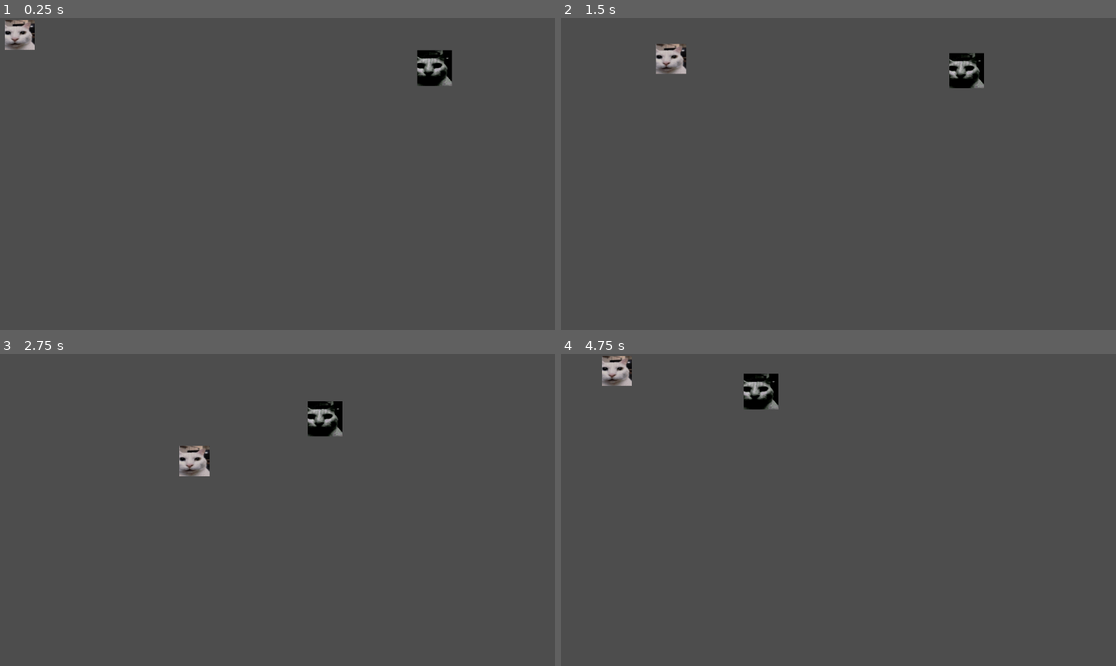
Above: before the commit, frames 1-4 (two rows, left to right).
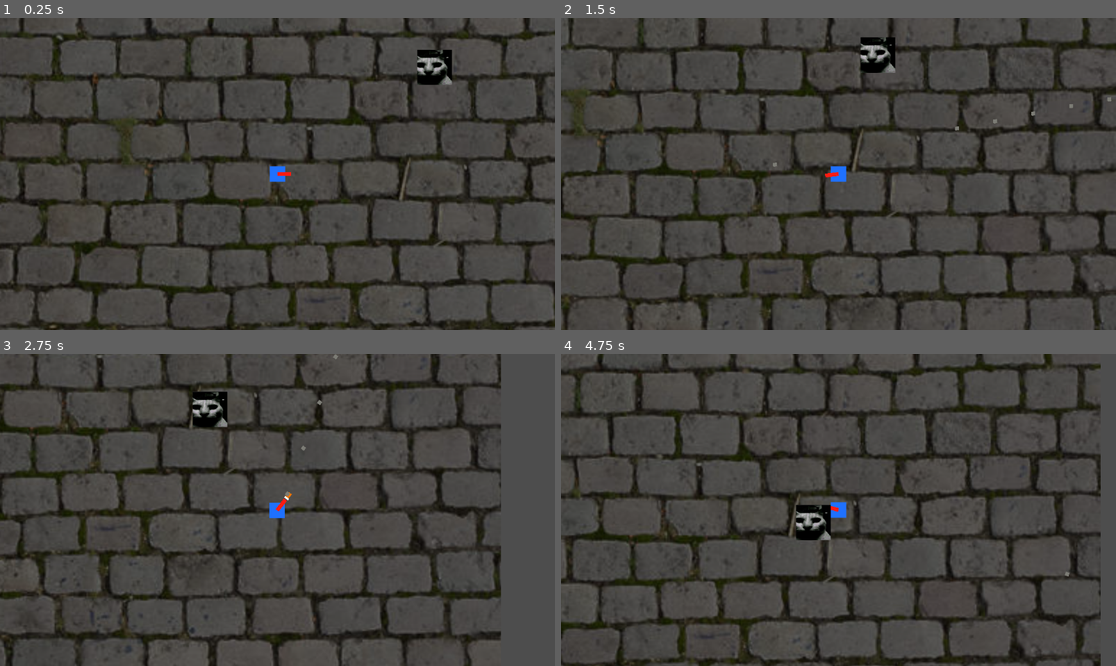
Above: after the commit, the same moments.

Repository: TRI-ADIC/arena-shooter-capstone-i
Game: Godot game, scene res://feature-jason-combat-projectiles/Main.tscn
Two runs of this game, one before a commit and one after it. Both use one fixed random seed, a clock stepped at 60 frames per second and the inputs below. Before the commit the project starts from res://scenes/test_arena.tscn.
Inputs (mouse positions are in pixels of both pictures, inside the frame that each line leads up to):
- Up to frame 1 (0.25 s): no input
- Up to frame 2 (1.5 s): tap Enter at 0.5 s; move the mouse to (960, 158) at 0.52 s; press the mouse at (960, 158) at 0.53 s; hold Right (ui_right) 0.53-1.28 s; move the mouse to (727, 189) at 1.27 s; release the mouse at (727, 189) at 1.28 s; hold Down (ui_down) from 1.28 s (still down); click (727, 189) at 1.35 s
- Up to frame 3 (2.75 s): move the mouse to (333, 441) at 2.02 s; release Down (ui_down) at 2.03 s; press the mouse at (333, 441) at 2.03 s; hold Right (ui_right) from 2.03 s (still down)
- Up to frame 4 (4.75 s): move the mouse to (810, 572) at 2.77 s; release Right (ui_right) at 2.78 s; release the mouse at (810, 572) at 2.78 s; hold Up (ui_up) 2.78-3.53 s; click (810, 572) at 2.85 s; move the mouse to (1005, 556) at 3.52 s; press the mouse at (1005, 556) at 3.53 s; hold Left (ui_left) from 3.53 s (still down); move the mouse to (672, 463) at 4.27 s; release the mouse at (672, 463) at 4.28 s; click (672, 463) at 4.35 s

The runs differ from the first frame. In frame 1, 26% of the frame differs, in the area x 0-100%, y 0-100%; in frame 2, 26%; in frame 3, 24%; in frame 4, 27%, in the area x 0-98%, y 0-100%.

Commit message:
Implemented Marco's enemy to Jason's player

Diff:
--- a/feature-jason-combat-projectiles/Main.tscn
+++ b/feature-jason-combat-projectiles/Main.tscn
@@ -1,9 +1,10 @@
-[gd_scene load_steps=6 format=3 uid="uid://bcdqs7g5kifmx"]
+[gd_scene load_steps=7 format=3 uid="uid://bcdqs7g5kifmx"]
 
 [ext_resource type="Script" uid="uid://dl5gd3bfxn4jp" path="res://feature-jason-combat-projectiles/main.gd" id="1_uu6xs"]
 [ext_resource type="Texture2D" uid="uid://cbb4lq6wvl3iy" path="res://feature-jason-combat-projectiles/FloorStreets0072_2_download600.jpg" id="2_cm0pq"]
 [ext_resource type="PackedScene" uid="uid://cq4dwrcxia4ob" path="res://feature-jason-combat-projectiles/Player.tscn" id="2_r0du0"]
 [ext_resource type="Script" uid="uid://bcp36a8afv2xu" path="res://feature-jason-combat-projectiles/camera_2d.gd" id="4_cm0pq"]
+[ext_resource type="PackedScene" uid="uid://de2yq4ply4tye" path="res://scenes/enemy/enemy_base.tscn" id="5_x7fum"]
 
 [sub_resource type="RectangleShape2D" id="RectangleShape2D_r0du0"]
 size = Vector2(1797.5, 40)
@@ -13,15 +14,19 @@
 
 [node name="Floor" type="Sprite2D" parent="."]
 modulate = Color(0.4351923, 0.43519226, 0.43519226, 1)
+position = Vector2(576, 325.5)
 scale = Vector2(3, 3)
 texture = ExtResource("2_cm0pq")
 
 [node name="Player" parent="." instance=ExtResource("2_r0du0")]
+position = Vector2(576, 325.5)
 
 [node name="Camera2D" type="Camera2D" parent="."]
+position = Vector2(576, 325.5)
 script = ExtResource("4_cm0pq")
 
 [node name="Wall" type="StaticBody2D" parent="." groups=["walls"]]
+position = Vector2(576, 325.5)
 
 [node name="CollisionShape2D" type="CollisionShape2D" parent="Wall"]
 position = Vector2(-3, -574)
@@ -34,3 +39,6 @@
 offset_right = 897.5
 offset_bottom = -557.0
 color = Color(0.5551437, 0.49009997, 0.5858174, 1)
+metadata/_edit_use_anchors_ = true
+
+[node name="EnemyBase" parent="." instance=ExtResource("5_x7fum")]
--- a/project.godot
+++ b/project.godot
@@ -11,7 +11,7 @@
 [application]
 
 config/name="Arena Shooter Capstone I"
-run/main_scene="uid://cyxuvu73o1v83"
+run/main_scene="uid://bcdqs7g5kifmx"
 config/features=PackedStringArray("4.5", "Forward Plus")
 config/icon="res://icon.svg"
 
--- a/scripts/ai/enemy_ai.gd
+++ b/scripts/ai/enemy_ai.gd
@@ -90,7 +90,7 @@
 # ----------------------------------------------------------------------
 # Helper utilities -------------------------------------------------------
 func sees_player() -> bool:
-	var player = get_node_or_null("/root/TestArena/Player")
+	var player = get_node_or_null("/root/Node2D/Player")
 	# -----------------------------------------------------------------
 	# Defensive check – if the player isn’t present, we simply say we
 	# don’t see it. This prevents the “null.global_position” crash.
@@ -104,7 +104,7 @@
 	return enemy.global_position.distance_to(player.global_position) < 400.0   # vision radius
 
 func in_attack_range() -> bool:
-	var player = get_node_or_null("/root/TestArena/Player")
+	var player = get_node_or_null("/root/Node2D/Player")
 	if not player: return false
 	return enemy.global_position.distance_to(player.global_position) < 250.0   # same as attack_range
 
--- a/scripts/ai/state_attack.gd
+++ b/scripts/ai/state_attack.gd
@@ -13,7 +13,7 @@
 func physics_process(delta):
 	_time_since_last_shot += delta
 
-	var player = enemy.get_node_or_null("/root/TestArena/Player")
+	var player = enemy.get_node_or_null("/root/Node2D/Player")
 	if not player:
 		return
 
--- a/scripts/ai/state_chase.gd
+++ b/scripts/ai/state_chase.gd
@@ -6,7 +6,7 @@
 @export var max_chase_distance : float = 800.0   # stop chasing if player gets too far
 
 func physics_process(delta):
-	var player = enemy.get_node_or_null("/root/TestArena/Player")
+	var player = enemy.get_node_or_null("/root/Node2D/Player")
 	if not player:
 		return
 
